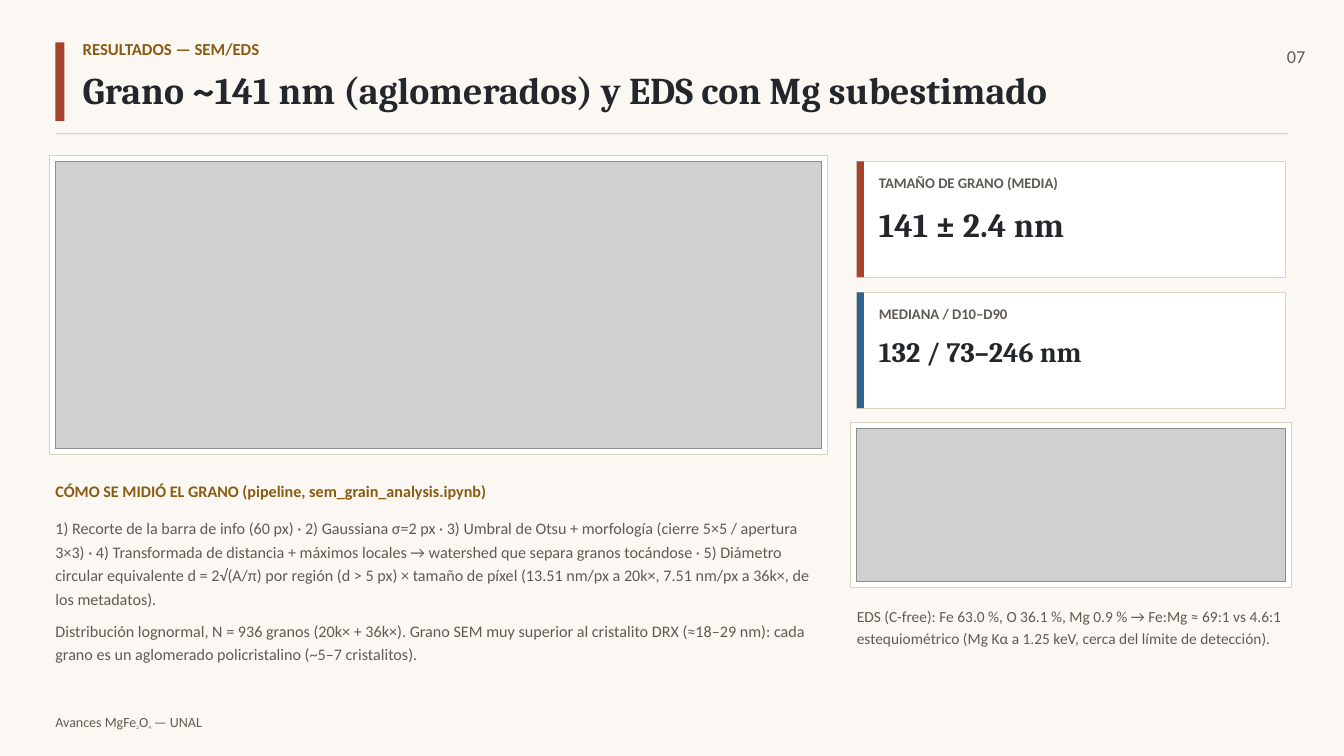
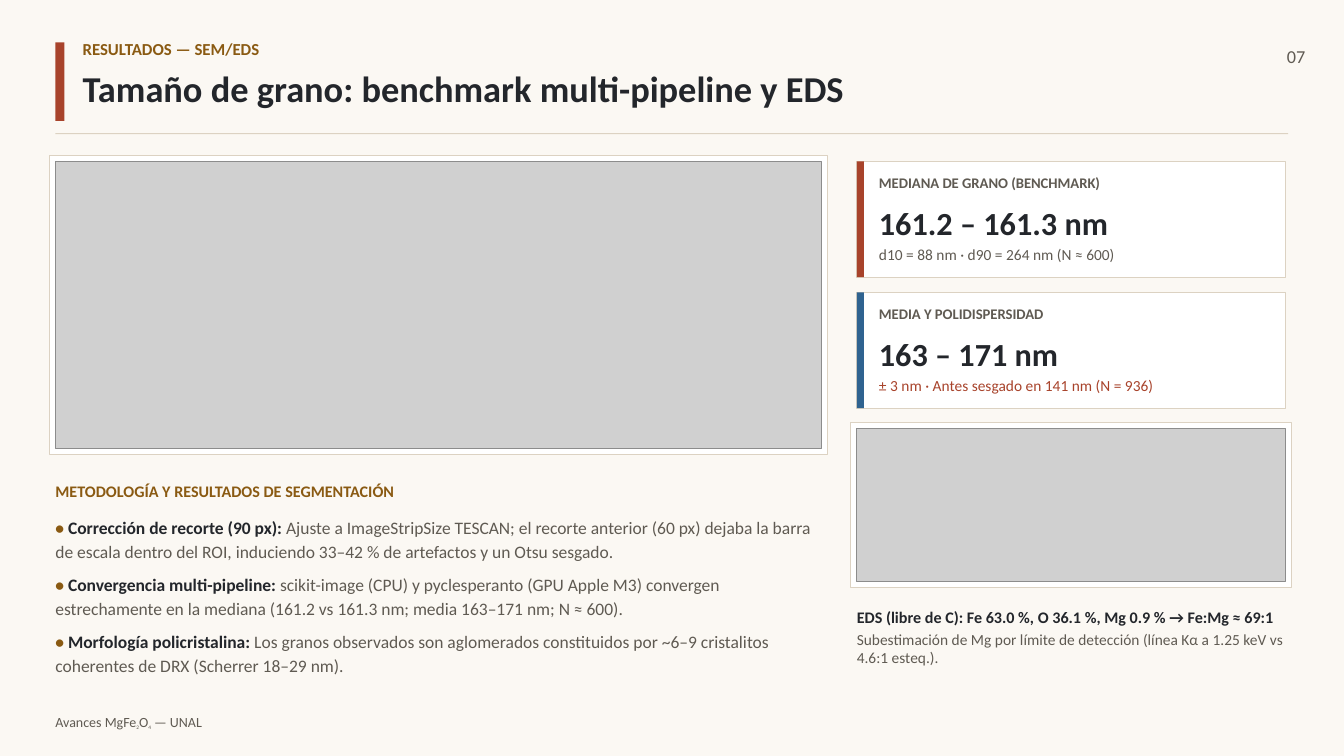
Before and after one commit to rifu-uni/tcb, a slide deck: slide 7 of article/Avances_MgFe2O4.pptx. Drawn at 1344x756 pixels with LibreOffice and Linux fonts; fonts in the diff are those of the drawing; grey boxes stand for pictures. Boxes give left, top, right and bottom in pixels: in the first picture for what was removed or moved away, otherwise in the second. Text is boxed around its words. In the diff, an @@ line names an element or a change of style, - is before the commit and + after.

```diff
--- a/article/Avances_MgFe2O4.pptx
+++ b/article/Avances_MgFe2O4.pptx
@@ text at bbox=[83, 76, 844, 108]: text changed; size 27 to 26 pt; font Cambria to Calibri @@
-Grano ~141 nm (aglomerados) y EDS con Mg subestimado
+Tamaño de grano: benchmark multi-pipeline y EDS
@@ text at bbox=[879, 177, 1100, 190]: text changed @@
-TAMAÑO DE GRANO (MEDIA)
+MEDIANA DE GRANO (BENCHMARK)
@@ text at bbox=[879, 213, 1114, 262]: text changed; size 24 to 11 pt; font Cambria to Calibri; text colour #23262B to #5F5A52; bold off @@
-141 ± 2.4 nm
+161.2 – 161.3 nm
+d10 = 88 nm · d90 = 264 nm (N ≈ 600)
@@ text at bbox=[879, 309, 1043, 319]: text changed @@
-MEDIANA / D10–D90
+MEDIA Y POLIDISPERSIDAD
@@ text at bbox=[879, 344, 1153, 394]: text changed; size 20 to 11 pt; font Cambria to Calibri; text colour #23262B to #A8432B; bold off @@
-132 / 73–246 nm
+163 – 171 nm
+± 3 nm · Antes sesgado en 141 nm (N = 936)
@@ text at bbox=[55, 485, 394, 497]: text changed @@
-CÓMO SE MIDIÓ EL GRANO (pipeline, sem_grain_analysis.ipynb)
+METODOLOGÍA Y RESULTADOS DE SEGMENTACIÓN
@@ text at bbox=[55, 521, 811, 674]: text changed; size 11.5 to 12.5 pt @@
-1) Recorte de la barra de info (60 px) · 2) Gaussiana σ=2 px · 3) Umbral de Otsu + morfología (cierre 5×5 / apertura 3×3) · 4) Transformada de distancia + máximos locales → watershed que separa granos tocándose · 5) Diámetro circular equivalente d = 2√(A/π) por región (d > 5 px) × tamaño de píxel (13.51 nm/px a 20k×, 7.51 nm/px a 36k×, de los metadatos).
-Distribución lognormal, N = 936 granos (20k× + 36k×). Grano SEM muy superior al cristalito DRX (≈18–29 nm): cada grano es un aglomerado policristalino (~5–7 cristalitos).
+• Corrección de recorte (90 px): Ajuste a ImageStripSize TESCAN; el recorte anterior (60 px) dejaba la barra de escala dentro del ROI, induciendo 33–42 % de artefactos y un Otsu sesgado.
+• Convergencia multi-pipeline: scikit-image (CPU) y pyclesperanto (GPU Apple M3) convergen estrechamente en la mediana (161.2 vs 161.3 nm; media 163–171 nm; N ≈ 600).
+• Morfología policristalina: Los granos observados son aglomerados constituidos por ~6–9 cristalitos coherentes de DRX (Scherrer 18–29 nm).
@@ text at bbox=[857, 611, 1283, 666]: text changed @@
-EDS (C-free): Fe 63.0 %, O 36.1 %, Mg 0.9 % → Fe:Mg ≈ 69:1 vs 4.6:1 estequiométrico (Mg Kα a 1.25 keV, cerca del límite de detección).
+EDS (libre de C): Fe 63.0 %, O 36.1 %, Mg 0.9 % → Fe:Mg ≈ 69:1
+Subestimación de Mg por límite de detección (línea Kα a 1.25 keV vs 4.6:1 esteq.).
```
Also in this commit, not shown: 3 other slides changed, 6 other files.
